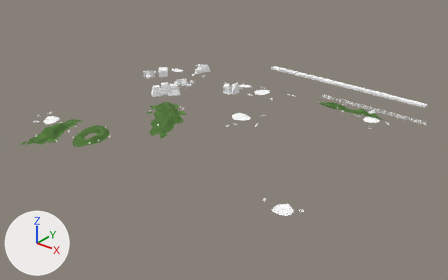
An edit to the glTF model assets/models/outdoor/outdoor_31.glb, drawn before and after from the same camera.
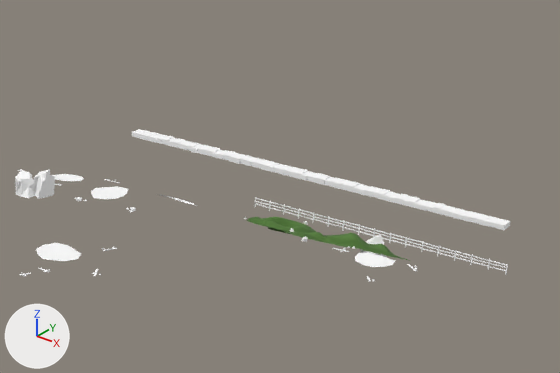
There are two pictures of each version: one whole from a camera (50 mm lens) standing at (88.0, -117.1, 68.1) and looking at (-1.9, -4.6, -1.7), one close up on the part from 48% to 100% of the width and 5% to 60% of the height. Lighting does not change. The marker at lower left points along +X, +Y and +Z. The older version's two pictures come first. Vertices at exactly the same position are counted once.

Names of what the first close-up shows: 'gas_station_town'.
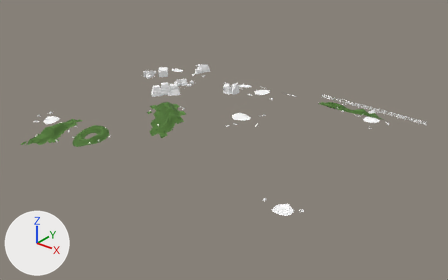
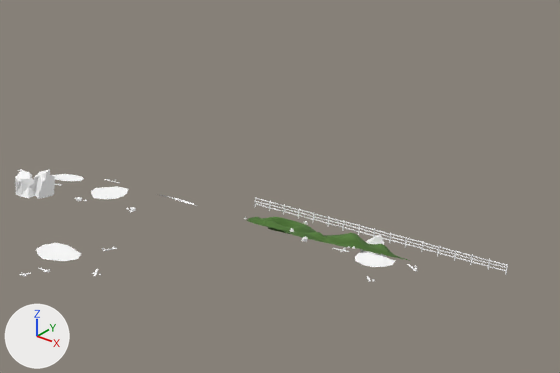
Location of each change, [x1, y1, x2, y2] in pixels of the close-ups (560 x 373 px):
'gas_station_town', reshaped
    before: [15, 129, 511, 282]
    after: [15, 169, 508, 282]
part 1 of me_gas_station_town, deleted
    before: [132, 129, 511, 230]

The change in detail:
me_gas_station_town is used by ob_gas_station_town; location (0.0, 0.0, 0.0).
me_gas_station_town had 5521 vertices, 8266 faces and spanned x -44.0..37.4, y -46.2..44.7, z 0.3..12.4.
me_gas_station_town now has 5001 vertices, 7616 faces and spans x -44.0..37.4, y -46.2..31.4, z 0.3..12.4.
me_gas_station_town part 1: 65 loose pieces with 520 vertices, spanning x -20.3..31.8, y 42.8..44.7, z 0.5..1.2, are deleted.
